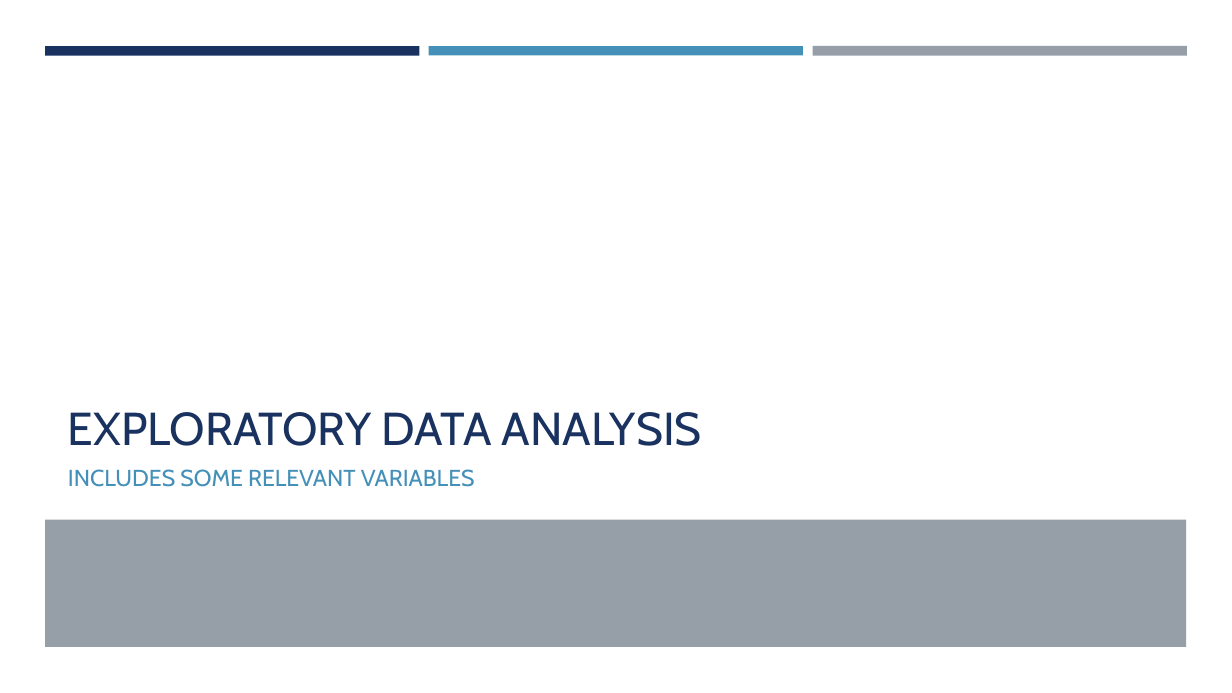
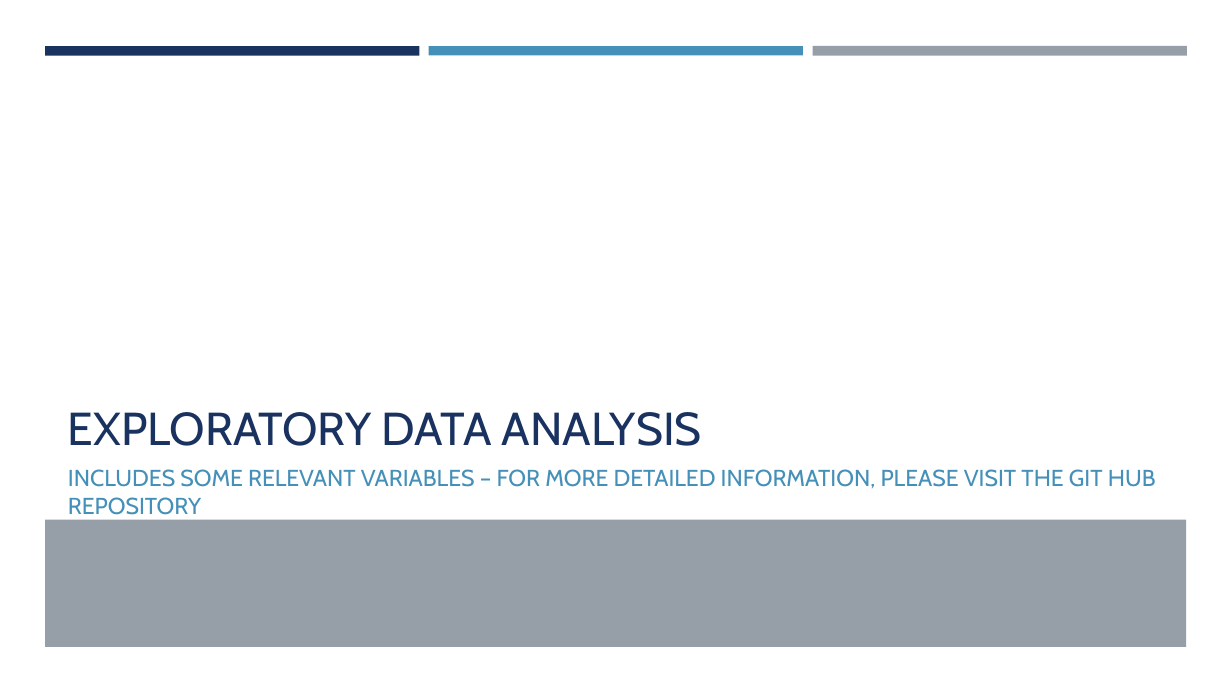
Before and after one commit to jainhsuya/msds.6306.case.study.2, a slide deck: slide 4 of Case Study 2.pptx. Drawn at 1232x693 pixels with LibreOffice and Linux fonts; fonts in the diff are those of the drawing. Boxes give left, top, right and bottom in pixels: in the first picture for what was removed or moved away, otherwise in the second. Text is boxed around its words. In the diff, an @@ line names an element or a change of style, - is before the commit and + after.

Commit message:
Exploratory Data and Intro Completed

```diff
--- a/Case Study 2.pptx
+++ b/Case Study 2.pptx
@@ text at (x1=68, y1=469, x2=1156, y2=515): text changed @@
-INCLUDES SOME RELEVANT VARIABLES
+INCLUDES SOME RELEVANT VARIABLES – FOR MORE DETAILED INFORMATION, PLEASE VISIT THE GIT HUB REPOSITORY
```
Also in this commit, not shown: 7 other slides changed, 1 slide added, 1 slide removed.
